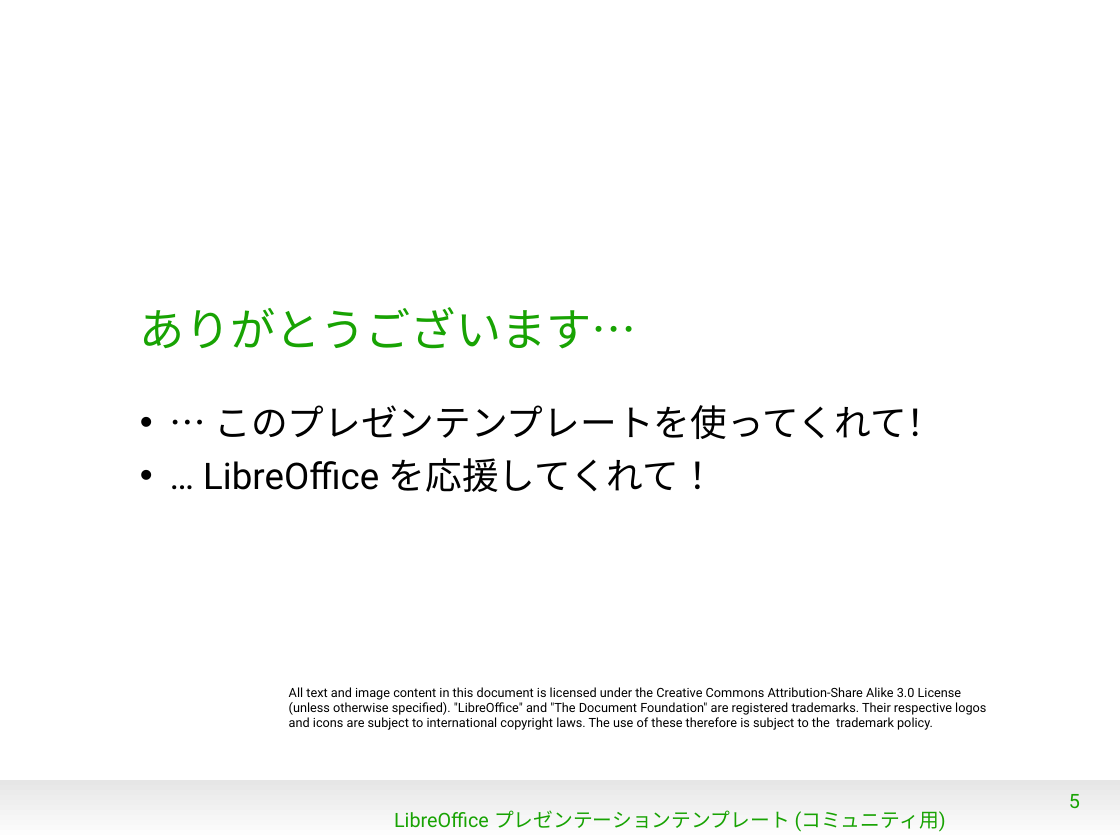
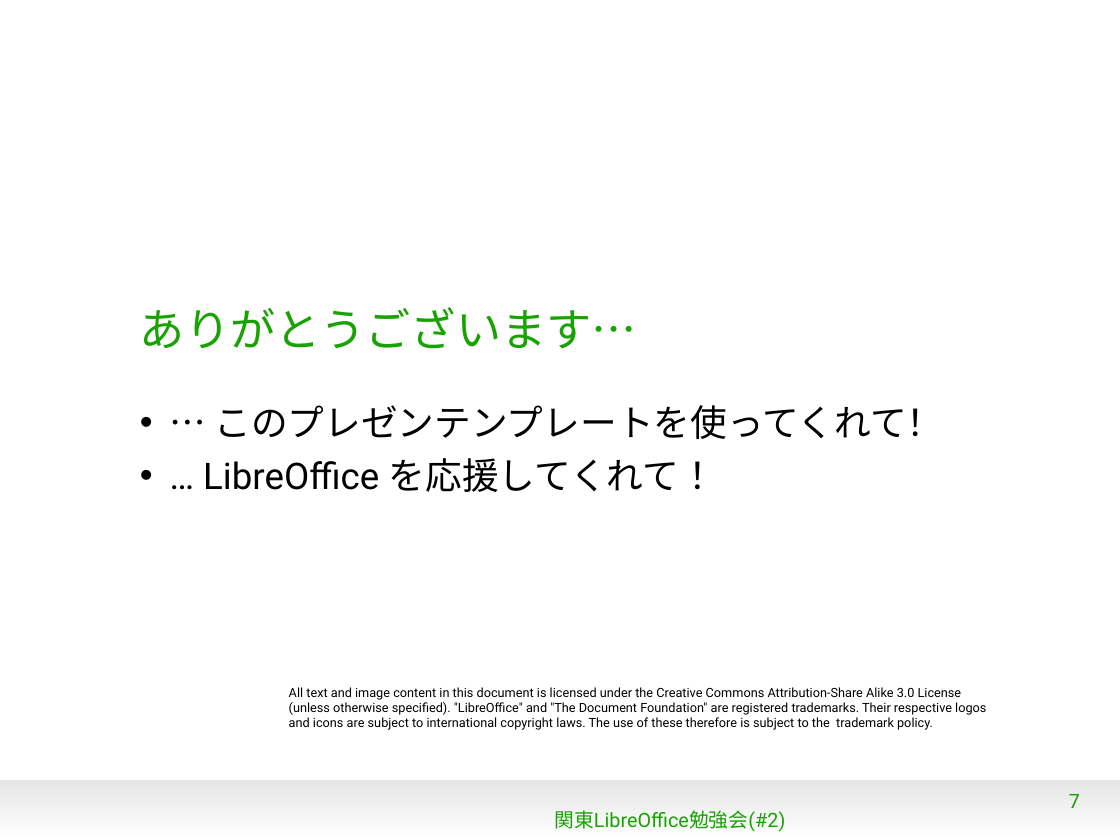
Before and after one commit to naruoga/KantoLibreOffice, a slide deck: slide 7 of Jan2013/WhatsNew4-0.odp (slide 5 before the commit). Drawn at 1120x840 pixels with LibreOffice and Linux fonts; fonts in the diff are those of the drawing; background and template pictures are left out. Boxes give left, top, right and bottom in pixels: in the first picture for what was removed or moved away, otherwise in the second. Text is boxed around its words. In the diff, an @@ line names an element or a change of style, - is before the commit and + after.

```diff
--- a/Jan2013/WhatsNew4-0.odp
+++ b/Jan2013/WhatsNew4-0.odp
@@ page number at (x1=1069, y1=794, x2=1080, y2=808): text changed @@
-5
+7
@@ text at (x1=554, y1=810, x2=785, y2=832): text changed @@
-LibreOffice プレゼンテーションテンプレート (コミュニティ用)
+関東LibreOffice勉強会(#2)
```
Also in this commit, not shown: 2 other slides changed, 4 slides added, 2 slides removed.
